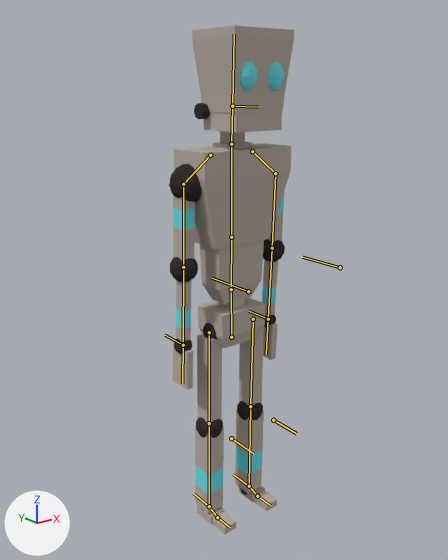
An edit to the Blender file Assets/BlenderFiles/PlayerDrone.blend, drawn before and after from the same camera.
The view is the same before and after, from a 50 mm camera at (-7.34, -8.93, 8.78) aimed at (-0.07, 0.15, 5.14). Lighting does not change. The marker at lower left points along +X, +Y and +Z. The bones that bend it are drawn over the model as lines.

Objects in the first picture: 'LowerBody', 'UpperBody'.
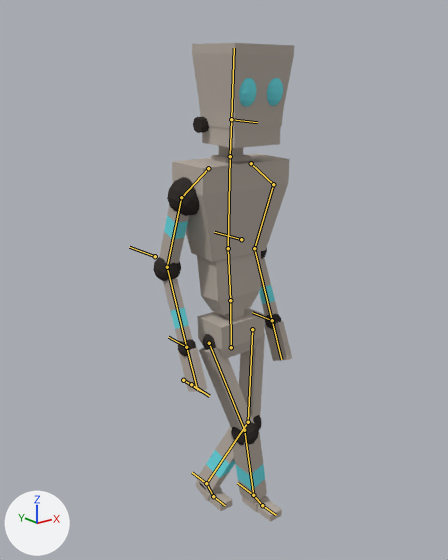
The newer file adds an action. The first version stands in its rest pose; the second is drawn at frame 20 of the action 'StrafeRight'.

The edits, one by one:
Bone 'Hip' (bone_hip) moves from (0.0, 0.0, 0.0) to (-0.01, -0.22, 0.0).
Bone 'Torso' (bone_torso) turns from (0, 0, 0) to (-3, 0, 0) degrees about its own x, y and z.
Bone 'Chest' (bone_chest) turns from (0, 0, 0) to (5, 0, 0) degrees about its own x, y and z.
Bone 'Foot.l' (bone_foot_l) turns from (0, 0, 0) to (-18, 0, 0) degrees about its own x, y and z.
Bone 'Knee.r' (bone_knee_r) moves from (0.0, 0.0, 0.0) to (-0.32, -2.06, 0.37).
Bone 'Knee.l' (bone_knee_l) moves from (0.0, 0.0, 0.0) to (0.63, -2.0, 0.21).
Bone 'LegControl.r' (bone_legcontrol_r) moves from (0.0, 0.0, 0.0) to (1.01, -0.29, -0.01).
Bone 'LegControl.l' (bone_legcontrol_l) moves from (0.0, 0.0, 0.0) to (-0.72, 0.62, 0.04).
Bone 'HandControl.r' (bone_handcontrol_r) moves from (0.0, 0.0, 0.0) to (0.0, -0.13, 0.0).
Bone 'HandControl.l' (bone_handcontrol_l) moves from (0.0, 0.0, 0.0) to (0.0, -0.13, 0.0).
Bone 'Elbow.r' (bone_elbow_r) moves from (0.0, 0.0, 0.0) to (0.0, 2.77, 0.0).
Bone 'Elbow.l' (bone_elbow_l) moves from (0.0, 0.0, 0.0) to (0.0, 2.77, 0.0).

Location of each change, [x1, y1, x2, y2] in pixels of the pictures (448 x 560 px):
'UpperBody', posed (13% wider): before [169, 25, 294, 390]; after [153, 43, 294, 391]
'LowerBody', posed (6% wider, 10% shorter): before [195, 298, 277, 535]; after [195, 308, 282, 522]
bone 'Hip', root to tip: before (231, 337) to (231, 289); after (231, 347) to (230, 300)
bone 'Torso', root to tip: before (231, 289) to (231, 237); after (230, 300) to (228, 248)
bone 'Chest', root to tip: before (231, 237) to (231, 144); after (228, 248) to (230, 156)
bone 'Foot.l', root to tip: before (249, 486) to (257, 496); after (206, 483) to (213, 496)
bone 'Knee.r', root to tip: before (231, 438) to (253, 453); after (183, 380) to (201, 391)
bone 'Knee.l', root to tip: before (273, 420) to (296, 433); after (191, 384) to (209, 396)
bone 'LegControl.r', root to tip: before (209, 506) to (193, 493); after (253, 495) to (237, 483)
bone 'LegControl.l', root to tip: before (249, 486) to (233, 474); after (206, 483) to (192, 472)
bone 'HandControl.r', root to tip: before (183, 345) to (165, 335); after (186, 347) to (168, 337)
bone 'HandControl.l', root to tip: before (268, 319) to (249, 311); after (272, 320) to (252, 312)
bone 'Elbow.r', root to tip: before (248, 291) to (212, 278); after (155, 256) to (129, 247)
bone 'Elbow.l', root to tip: before (340, 267) to (302, 257); after (241, 239) to (214, 232)
